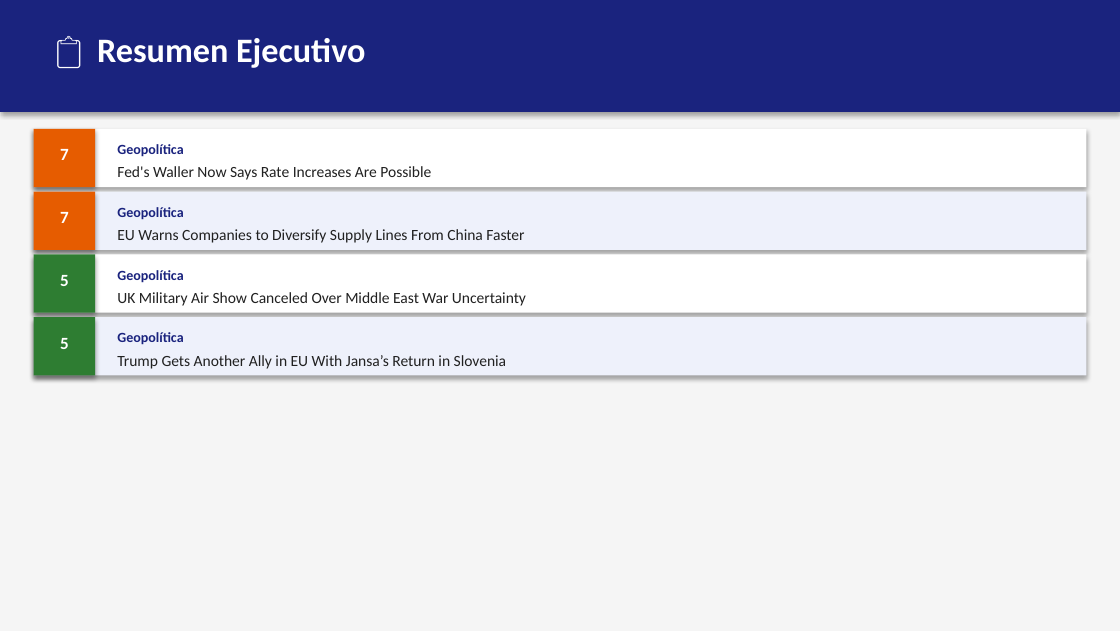
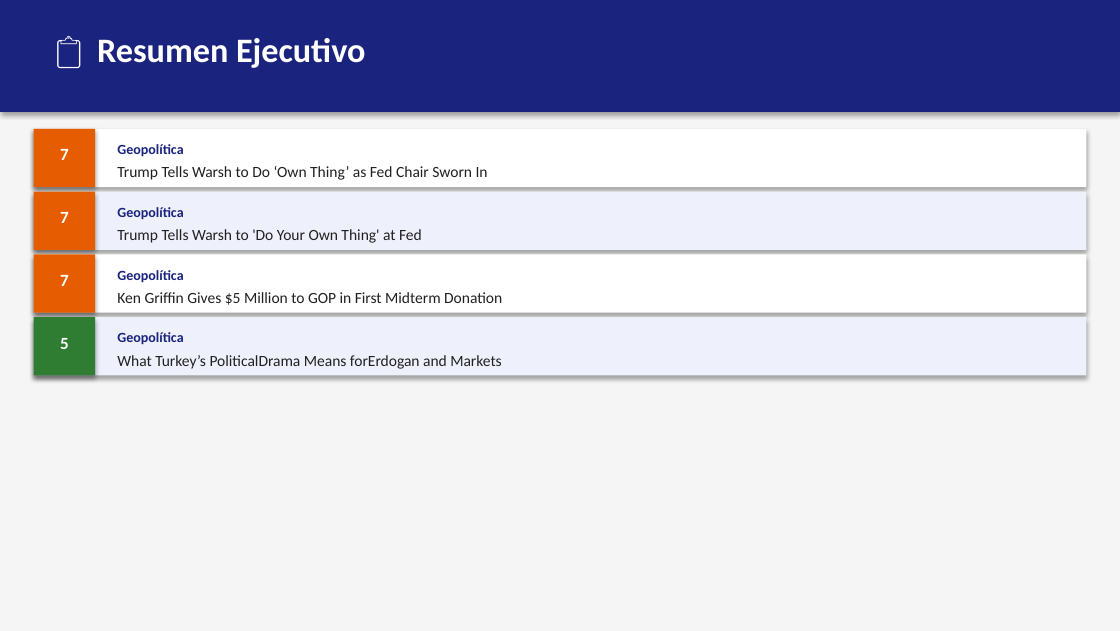
Before and after one commit to erickfranciscohernandez/financiero, a slide deck: slide 2 of newsletter_20260522.pptx. Drawn at 1120x631 pixels with LibreOffice and Linux fonts; fonts in the diff are those of the drawing. Boxes give left, top, right and bottom in pixels: in the first picture for what was removed or moved away, otherwise in the second. Text is boxed around its words. In the diff, an @@ line names an element or a change of style, - is before the commit and + after.

```diff
--- a/newsletter_20260522.pptx
+++ b/newsletter_20260522.pptx
@@ text at box(117, 166, 488, 180): text changed @@
-Fed's Waller Now Says Rate Increases Are Possible
+Trump Tells Warsh to Do ‘Own Thing’ as Fed Chair Sworn In
@@ text at box(117, 229, 422, 243): text changed @@
-EU Warns Companies to Diversify Supply Lines From China Faster
+Trump Tells Warsh to 'Do Your Own Thing' at Fed
@@ rectangle at box(34, 254, 95, 312): fill #2E7D32 to #E65C00 @@
@@ text at box(60, 275, 69, 286): text changed @@
-5
+7
@@ text at box(117, 292, 502, 305): text changed @@
-UK Military Air Show Canceled Over Middle East War Uncertainty
+Ken Griffin Gives $5 Million to GOP in First Midterm Donation
@@ text at box(117, 355, 502, 369): text changed @@
-Trump Gets Another Ally in EU With Jansa’s Return in Slovenia
+What Turkey’s PoliticalDrama Means forErdogan and Markets
```
Also in this commit, not shown: 1 other slide changed, 5 other files.
